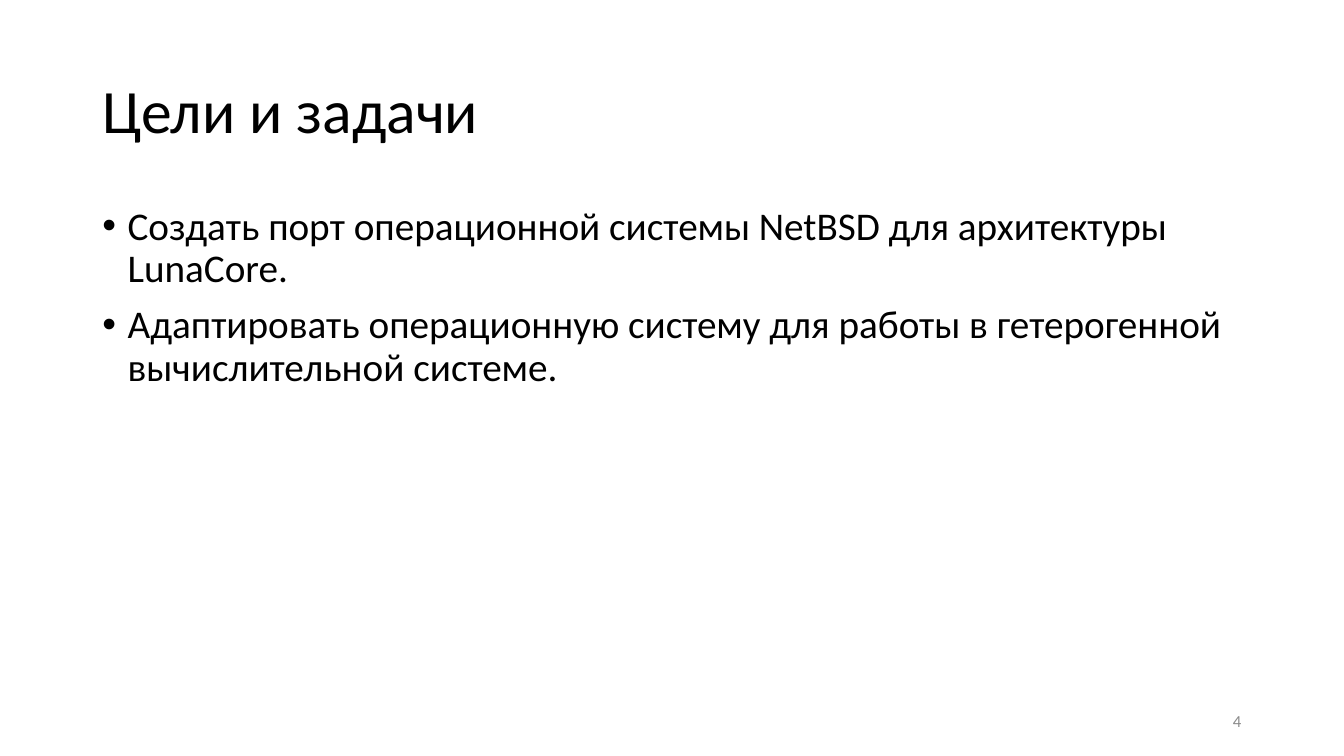
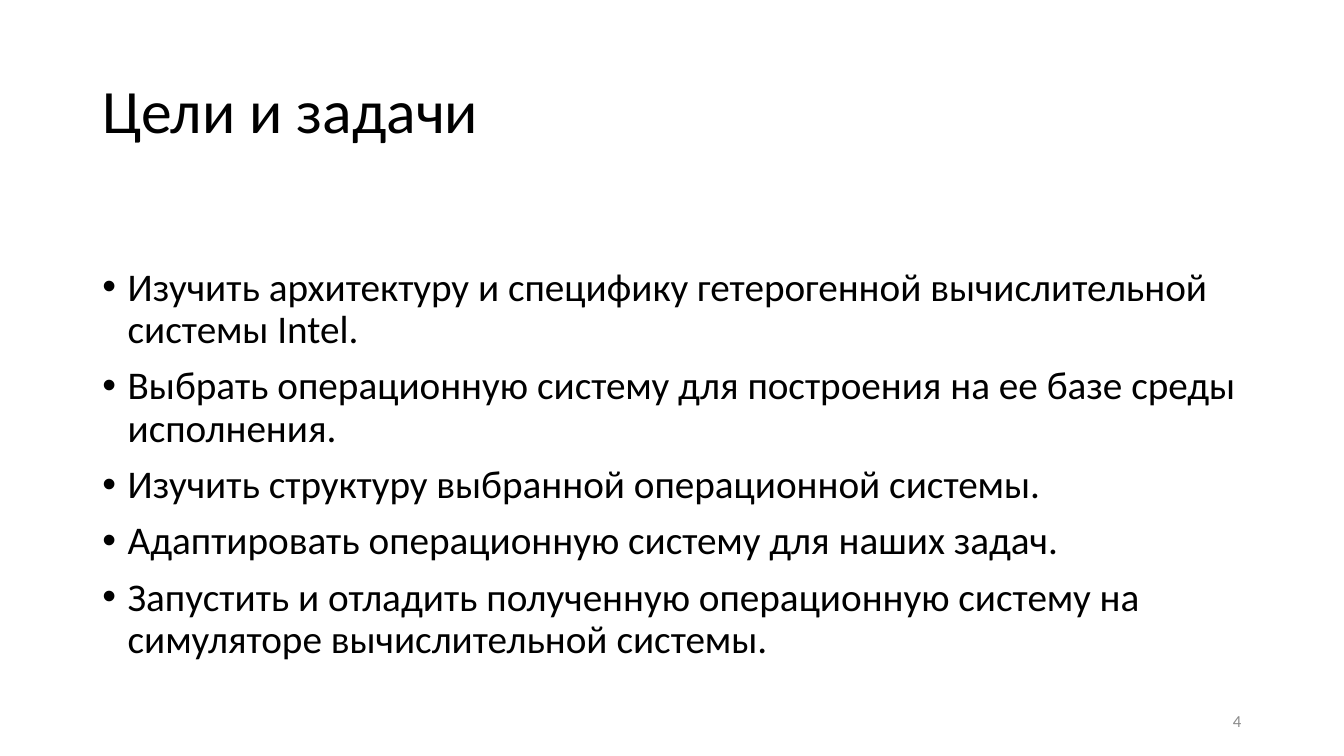
Before and after one commit to masterCopipaster/mag_diploma, a slide deck: slide 4 of Адаптация Операционной системы NetBSD к гетерогенной вычислительной системе.pptx. Drawn at 1344x756 pixels with LibreOffice and Linux fonts; fonts in the diff are those of the drawing. Boxes give left, top, right and bottom in pixels: in the first picture for what was removed or moved away, otherwise in the second. Text is boxed around its words. In the diff, an @@ line names an element or a change of style, - is before the commit and + after.

```diff
--- a/Адаптация Операционной системы NetBSD к гетерогенной вычислительной системе.pptx
+++ b/Адаптация Операционной системы NetBSD к гетерогенной вычислительной системе.pptx
@@ text at (x1=128, y1=274, x2=1235, y2=660): text changed @@
-• Создать порт операционной системы NetBSD для архитектуры LunaCore.
-• Адаптировать операционную систему для работы в гетерогенной вычислительной системе.
+• Изучить архитектуру и специфику гетерогенной вычислительной системы Intel.
+• Выбрать операционную систему для построения на ее базе среды исполнения.
+• Изучить структуру выбранной операционной системы.
+• Адаптировать операционную систему для наших задач.
+• Запустить и отладить полученную операционную систему на симуляторе вычислительной системы.
```
Also in this commit, not shown: 2 other slides changed, 5 slides added, 3 slides removed, 43 other files.
